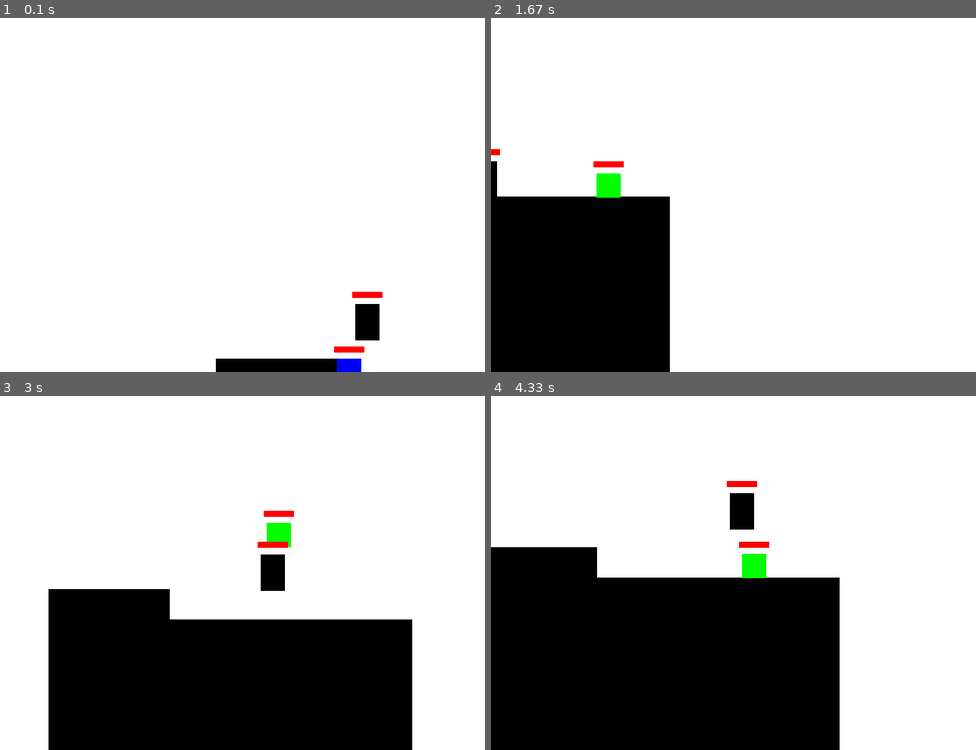
Above: before the commit, frames 1-4 (two rows, left to right).
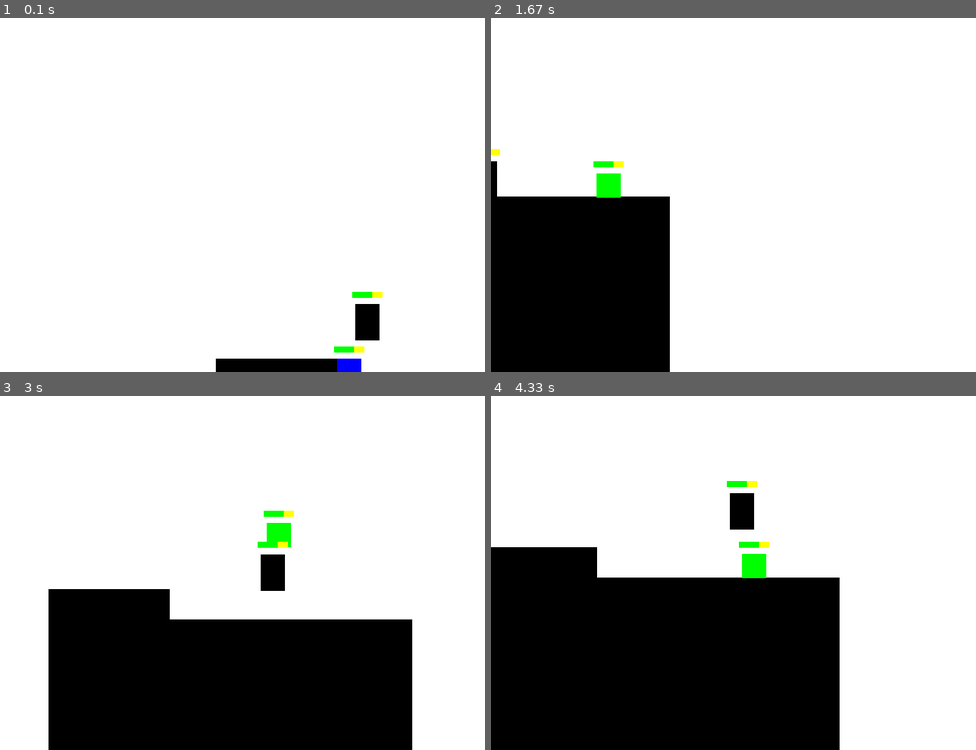
Above: after the commit, the same moments.

Repository: salfk23/2drpg_pygame
Game: pygame game, started from main.py
Two runs of this game, one before a commit and one after it. Both use one fixed random seed, a clock stepped at 60 frames per second and the inputs below.
Inputs:
- Up to frame 1 (0.1 s): no input
- Up to frame 2 (1.67 s): hold D 0.33-0.8 s; hold W 0.83-1.13 s; tap J at 0.9, 1.23, 1.53 s; tap I at 0.98 s; hold D 1.17-1.63 s
- Up to frame 3 (3 s): hold W 1.67-2.2 s; tap J at 1.73, 2.03, 2.3, 2.6, 2.73 s; hold A 2.23-2.63 s; tap I at 2.38 s; hold W from 2.67 s (still down)
- Up to frame 4 (4.33 s): release W at 3.03 s; hold D 3.07-3.7 s; tap J at 3.13, 3.43, 3.8, 4.1, 4.3 s; hold A 3.73-4.2 s; tap I at 3.88 s; hold D from 4.23 s (still down)

The runs differ from the first frame. In frame 1, 0.2% of the frame differs, in the area x 68-79%, y 77-95%; in frame 2, 0.1%; in frame 3, 0.2%; in frame 4, 0.2%.

Commit message:
Revamped Character Entity

Diff:
--- a/game_engine/entities/characters.py
+++ b/game_engine/entities/characters.py
@@ -10,12 +10,14 @@
 
 
 class Healthbar(Entity):
-  def __init__(self, size: Size2D):
+  def __init__(self, size: pygame.Vector2):
       super().__init__((0,0), size)
       self.object = pygame.Surface(size)
       self.object.fill(Colors.RED)
       self._health = 0
       self.max_health = 100
+      self.size = size
+      self.on_health_change()
       # Create a rectangle with color green
       # rect = pygame.Rect(0, 0, size.x, size.y)
       # rect.center = self.object.get_rect().center
@@ -29,20 +31,20 @@
   @health.setter
   def health(self, health: int):
     if health != self._health:
+      self._health = health
       self.on_health_change()
-    self._health = health
 
   def on_health_change(self):
-    rect = pygame.Rect(0, 0, self.size.x, self.size.y)
-    rect.center = self.object.get_rect().center
-    rect.width = self.health * self.size.x / self.max_health
-    pygame.Surface.fill(self.object, Colors.GREEN, rect)
+    pygame.draw.rect(self.object, Colors.YELLOW, (0, 0, self.size.x, self.size.y))
+    rect = pygame.Rect(0, 0, self.size.x* self.health / self.max_health, self.size.y)
+    pygame.draw.rect(self.object, Colors.GREEN, rect)
+
 
 
 class Character(ControllableEntity, Hurtable, AffectedByGravity, Solid):
   def __init__(self, position: pygame.Vector2, size: Size2D, speed: int, jump_power: int):
       ControllableEntity.__init__(self, position, size, speed, jump_power)
-      Hurtable.__init__(self, 100, 100)
+      Hurtable.__init__(self, 100, 150)
 
   @property
   def health(self):
@@ -58,9 +60,10 @@
 class Enemy(Character):
   def __init__(self, position: pygame.Vector2, size: Size2D, speed: int, jump_power: int):
       Character.__init__(self, position, size, speed, jump_power)
-      self.health_bar = Healthbar((50, 10))
+      self.health_bar = Healthbar(pygame.Vector2(50, 10))
       self.linked.append(self.health_bar)
       self.on_position_change()
+      self.on_health_change()
   def on_position_change(self):
       super().on_position_change()
       health_bar_rect = self.health_bar.rect
@@ -69,5 +72,5 @@
       self.health_bar.position = health_bar_rect.topleft
   def on_health_change(self):
       super().on_health_change()
+      self.health_bar.max_health = self.max_health
       self.health_bar.health = self.health
-      self.health_bar.max_health = self.max_health
